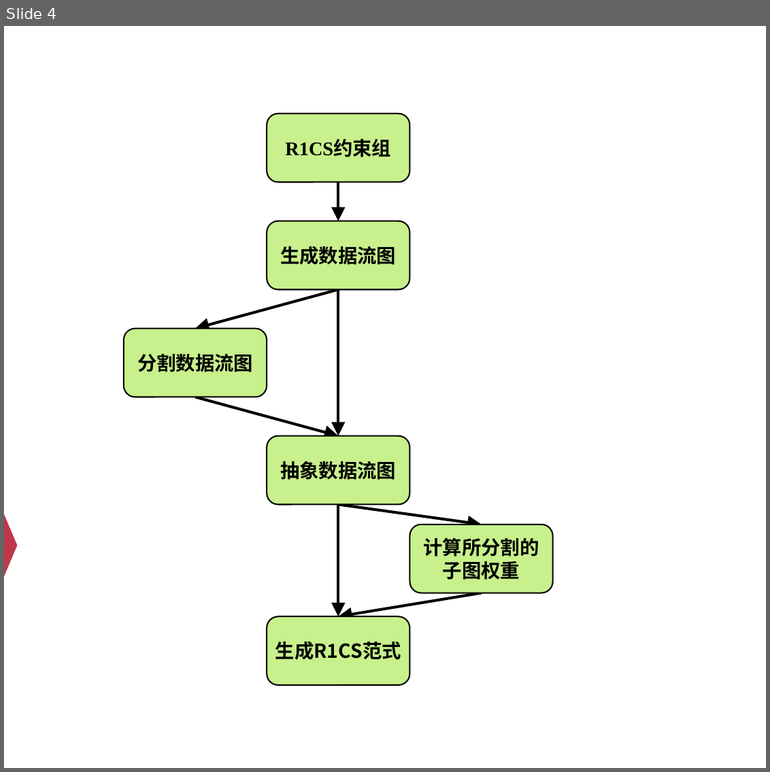
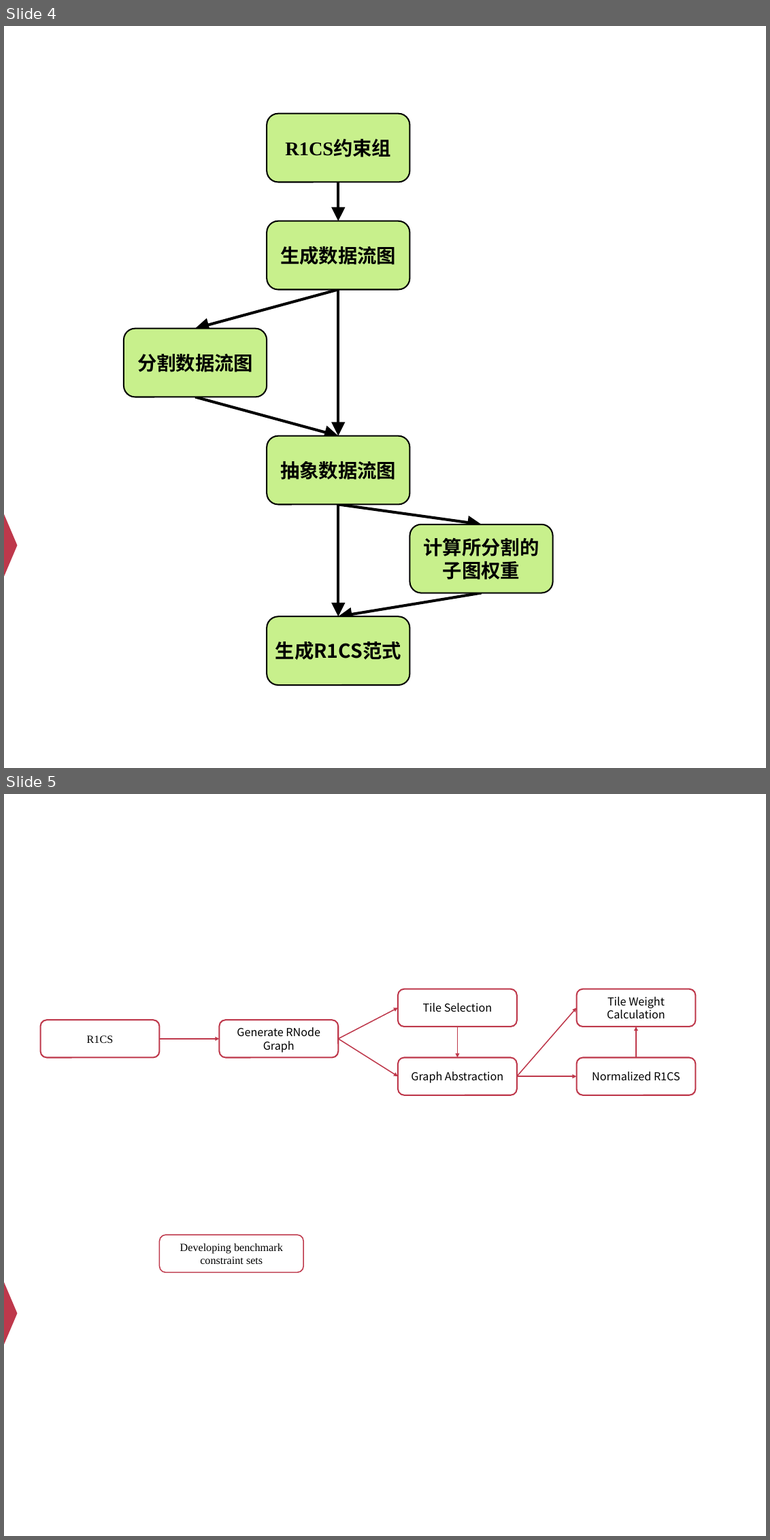
Before and after one commit to Ash1sc/R1CS-normal-form-generator, a slide deck: meeting_docs/中期答辩/中期答辩PPT [自动保存的].pptx. Shown one above the other, each under a label of ours: slide 4 before the commit, slides 4 and 5 after it. The pictures are 770x772 and 770x1540 pixels, drawn with LibreOffice and Linux fonts; fonts in the diff are those of the drawing. Boxes give left, top, right and bottom in pixels: in the first picture for what was removed or moved away, otherwise in the second. Text is boxed around its words. In the diff, an @@ line names an element or a change of style, - is before the commit and + after.

```diff
--- a/meeting_docs/中期答辩/中期答辩PPT [自动保存的].pptx
+++ b/meeting_docs/中期答辩/中期答辩PPT [自动保存的].pptx
@@ slide 5 added at box(4, 794, 766, 1536), background #FFFFFF; not listed: 1 template element that a slide beside it also shows @@
@@ rounded rectangle added at box(398, 989, 517, 1027), outline #BE384B 2 pt, 16 pt, text #000000 @@
+Tile Selection
@@ rounded rectangle added at box(577, 989, 696, 1027), outline #BE384B 2 pt, 16 pt, text #000000 @@
+Tile Weight Calculation
@@ arrow added from (339, 1039) to (398, 1008), #BE384B 1.5 pt @@
@@ arrow added from (517, 1076) to (577, 1008), #BE384B 1.5 pt @@
@@ rounded rectangle added at box(40, 1020, 159, 1058), outline #BE384B 2 pt, 16 pt, text #000000 @@
+R1CS
@@ rounded rectangle added at box(220, 1020, 339, 1058), outline #BE384B 2 pt, 16 pt, text #000000 @@
+Generate RNode Graph
@@ arrow added from (458, 1027) to (458, 1057), #BE384B 1.5 pt @@
@@ arrow added from (636, 1057) to (636, 1027), #BE384B 1.5 pt @@
@@ arrow added from (159, 1039) to (220, 1039), #BE384B 1.5 pt @@
@@ arrow added from (339, 1039) to (398, 1076), #BE384B 1.5 pt @@
@@ rounded rectangle added at box(398, 1057, 517, 1095), outline #BE384B 2 pt, 16 pt, text #000000 @@
+Graph Abstraction
@@ rounded rectangle added at box(577, 1057, 696, 1095), outline #BE384B 2 pt, 16 pt, text #000000 @@
+Normalized R1CS
@@ arrow added from (517, 1076) to (577, 1076), #BE384B 1.5 pt @@
@@ rounded rectangle added at box(159, 1235, 303, 1273), outline #BE384B 1.5 pt, 16 pt, text #000000 @@
+Developing benchmark constraint sets
```
Also in this commit, not shown: 3 slides changed, 3 other files.
